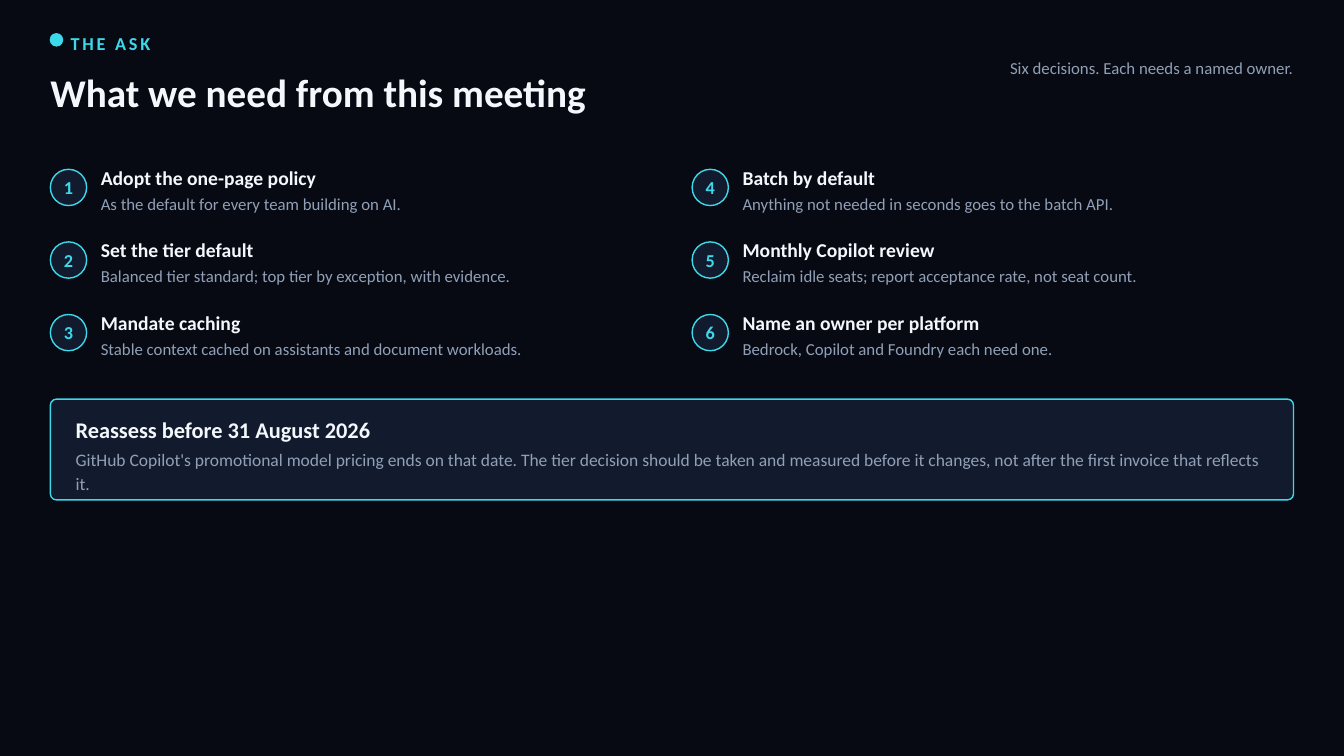
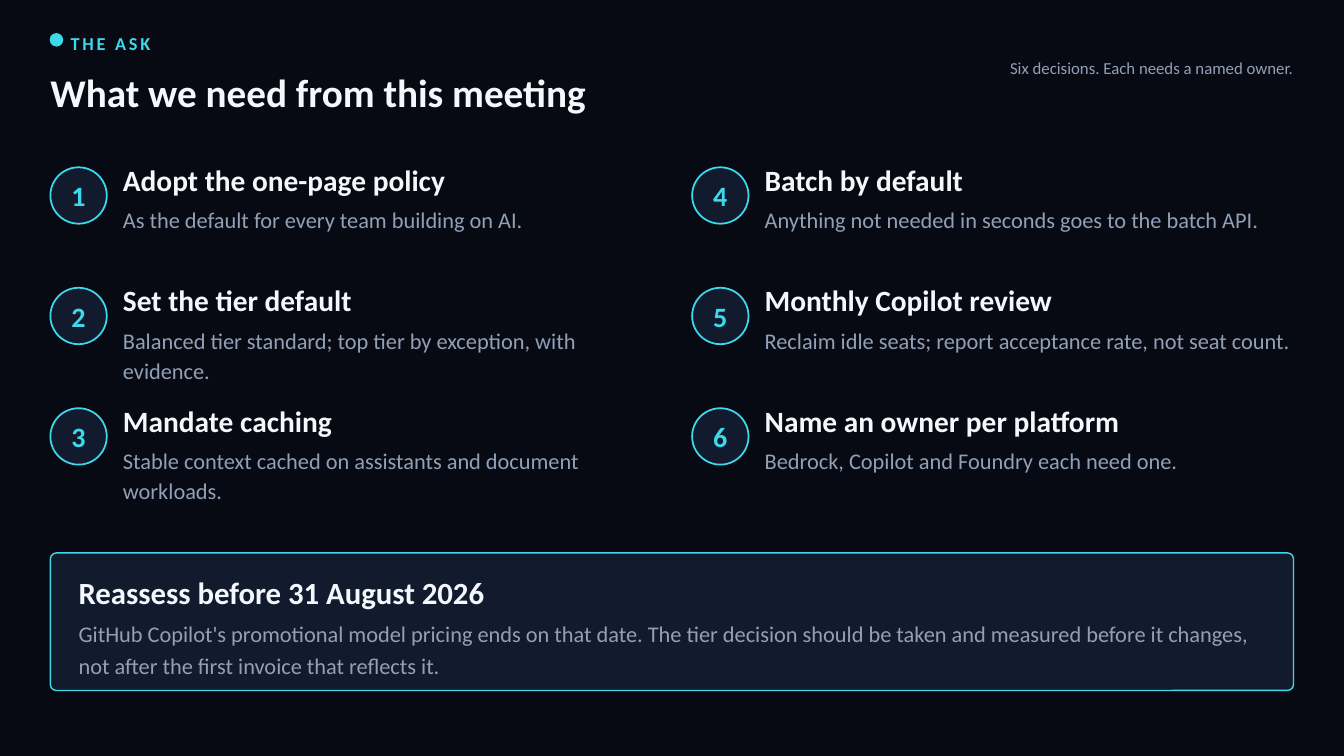
Before and after one commit to arielga5-code/Finops, a slide deck: slide 10 of deck/FinOps_for_AI_CIO.pptx. Drawn at 1344x756 pixels with LibreOffice and Linux fonts; fonts in the diff are those of the drawing. Boxes give left, top, right and bottom in pixels: in the first picture for what was removed or moved away, otherwise in the second. Text is boxed around its words. In the diff, an @@ line names an element or a change of style, - is before the commit and + after.

```diff
--- a/deck/FinOps_for_AI_CIO.pptx
+++ b/deck/FinOps_for_AI_CIO.pptx
@@ ellipse: place and size @@
-ellipse at (50, 169, 87, 206)
+ellipse at (50, 167, 107, 224)
@@ text "Adopt the one-page policy": place and size @@
-text "Adopt the one-page policy" at (101, 171, 316, 189)
+text "Adopt the one-page policy" at (123, 170, 445, 196)
@@ ellipse: place and size @@
-ellipse at (693, 169, 729, 206)
+ellipse at (693, 167, 749, 224)
@@ text "Batch by default": place and size @@
-text "Batch by default" at (743, 171, 875, 188)
+text "Batch by default" at (765, 170, 963, 196)
@@ text "As the default for every ...": place and size @@
-text "As the default for every ..." at (101, 198, 401, 213)
+text "As the default for every ..." at (123, 212, 522, 232)
@@ text "Anything not needed in seconds ...": place and size @@
-text "Anything not needed in seconds ..." at (743, 198, 1113, 213)
+text "Anything not needed in seconds ..." at (765, 212, 1258, 232)
@@ text "2": place and size @@
-text "2" at (64, 255, 73, 267)
+text "2" at (71, 308, 85, 327)
@@ ellipse: place and size @@
-ellipse at (50, 242, 87, 278)
+ellipse at (50, 287, 107, 344)
@@ text "Set the tier default": place and size @@
-text "Set the tier default" at (101, 243, 253, 257)
+text "Set the tier default" at (123, 290, 352, 312)
@@ text "5": place and size @@
-text "5" at (706, 255, 715, 267)
+text "5" at (713, 309, 727, 327)
@@ ellipse: place and size @@
-ellipse at (693, 242, 729, 278)
+ellipse at (693, 287, 749, 344)
@@ text "Monthly Copilot review": place and size @@
-text "Monthly Copilot review" at (743, 243, 934, 260)
+text "Monthly Copilot review" at (765, 290, 1051, 316)
@@ text "Balanced tier standard; top tier ...": place and size @@
-text "Balanced tier standard; top tier ..." at (101, 270, 510, 285)
+text "Balanced tier standard; top tier ..." at (123, 333, 575, 379)
@@ text "Reclaim idle seats; report acceptance ...": place and size @@
-text "Reclaim idle seats; report acceptance ..." at (743, 270, 1136, 285)
+text "Reclaim idle seats; report acceptance ..." at (765, 333, 1289, 353)
@@ text "3": place and size @@
-text "3" at (64, 327, 73, 339)
+text "3" at (71, 428, 85, 447)
@@ outline #3DD9EB 1 pt to #3DD9EB 1.25 pt in 6 elements at (50, 167, 107, 224), (693, 167, 749, 224), (693, 287, 749, 344), (50, 287, 107, 344), (693, 408, 749, 465), (50, 408, 107, 465) @@
@@ ellipse: place and size @@
-ellipse at (50, 315, 87, 351)
+ellipse at (50, 408, 107, 465)
@@ text "Mandate caching": place and size @@
-text "Mandate caching" at (101, 316, 240, 334)
+text "Mandate caching" at (123, 411, 332, 437)
@@ size 13 to 20 pt in 6 elements at (713, 188, 727, 206), (71, 188, 85, 206), (71, 308, 85, 327), (713, 309, 727, 327), (71, 428, 85, 447), (713, 428, 727, 447) @@
@@ text "6": place and size @@
-text "6" at (706, 326, 715, 339)
+text "6" at (713, 428, 727, 447)
@@ ellipse: place and size @@
-ellipse at (693, 315, 729, 351)
+ellipse at (693, 408, 749, 465)
@@ size 14 to 21 pt in 6 elements at (123, 170, 445, 196), (765, 170, 963, 196), (123, 290, 352, 312), (765, 290, 1051, 316), (123, 411, 332, 437), (765, 411, 1120, 437) @@
@@ text "Name an owner per platform": place and size @@
-text "Name an owner per platform" at (743, 316, 979, 333)
+text "Name an owner per platform" at (765, 411, 1120, 437)
@@ text "Stable context cached on assistants ...": place and size @@
-text "Stable context cached on assistants ..." at (101, 343, 522, 355)
+text "Stable context cached on assistants ..." at (123, 453, 579, 499)
@@ size 12 to 16 pt; line spacing 1.1 to 1.12 in 6 elements at (123, 212, 522, 232), (765, 212, 1258, 232), (123, 333, 575, 379), (765, 333, 1289, 353), (123, 453, 579, 499), (765, 453, 1177, 473) @@
@@ text "Bedrock, Copilot and Foundry each ...": place and size @@
-text "Bedrock, Copilot and Foundry each ..." at (743, 343, 1052, 358)
+text "Bedrock, Copilot and Foundry each ..." at (765, 453, 1177, 473)
@@ rounded rectangle: place and size @@
-rounded rectangle at (50, 399, 1294, 500)
+rounded rectangle at (50, 554, 1294, 691)
@@ rounded rectangle at (50, 554, 1294, 691): proportions changed @@
@@ text "Reassess before 31 August 2026": place and size @@
-text "Reassess before 31 August 2026" at (76, 422, 370, 442)
+text "Reassess before 31 August 2026" at (79, 582, 484, 610)
@@ text "Reassess before 31 August 2026" at (79, 582, 484, 610): size 16 to 22 pt @@
@@ text "GitHub Copilot's promotional model pricing ...": place and size @@
-text "GitHub Copilot's promotional model pricing ..." at (76, 454, 1258, 490)
+text "GitHub Copilot's promotional model pricing ..." at (79, 626, 1247, 674)
@@ text "GitHub Copilot's promotional model pricing ..." at (79, 626, 1247, 674): size 12.5 to 16 pt; line spacing 1.15 to 1.18 @@
```
Also in this commit, not shown: 9 other files.
